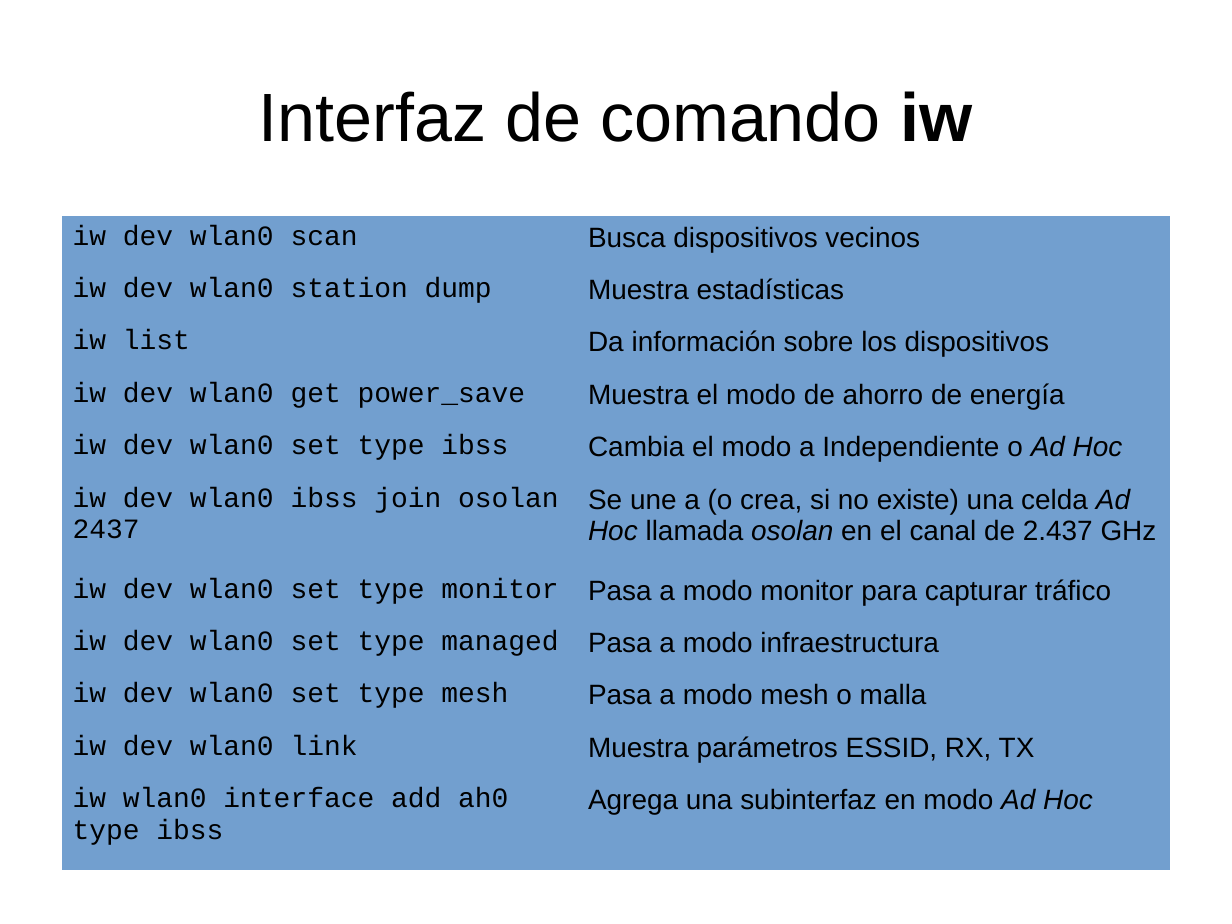
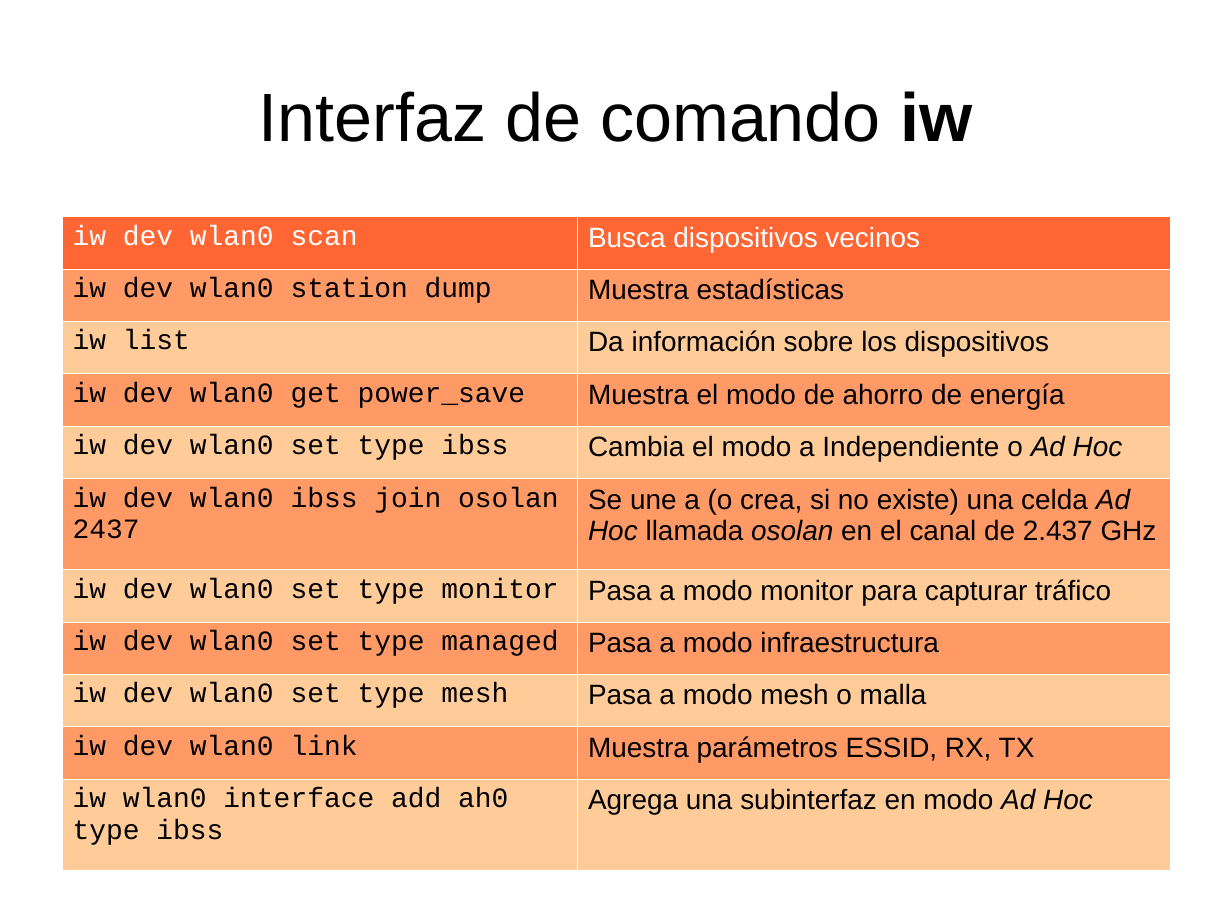
Before and after one commit to francoZuniga32/RII, a slide deck: slide 16 of odp/802.11.odp (slide 24 before the commit). Drawn at 1232x924 pixels with LibreOffice and Linux fonts; fonts in the diff are those of the drawing. Boxes give left, top, right and bottom in pixels: in the first picture for what was removed or moved away, otherwise in the second. Text is boxed around its words. In the diff, an @@ line names an element or a change of style, - is before the commit and + after.

```diff
--- a/odp/802.11.odp
+++ b/odp/802.11.odp
@@ table at [61,216,1171,870] @@
@@ fill #729FCF to #FF6633 in row 1 @@
@@ fill #729FCF to #FF9966 in 10 cells @@
@@ fill #729FCF to #FFCC99 in 10 cells @@
@@ text colour #000000 to #FFFFFF in "iw dev wlan0 scan", "Busca dispositivos vecinos" @@
@@ borders changed @@
```
Also in this commit, not shown: 6 other slides changed, 8 slides removed, 16 other files.
